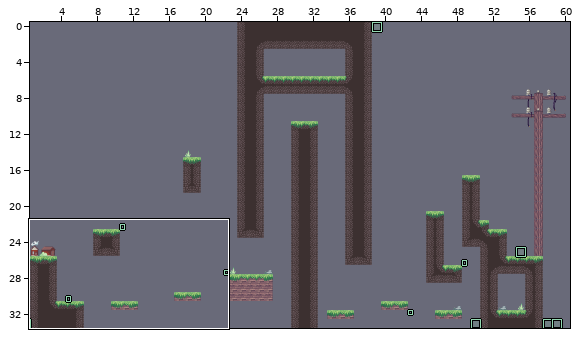
An edit to a level. LDtk project, Levels/World_2/Level_2-2.ldtk. Above: a wide view before the commit, with the close-up outlined.
Close-up. First the earlier version:
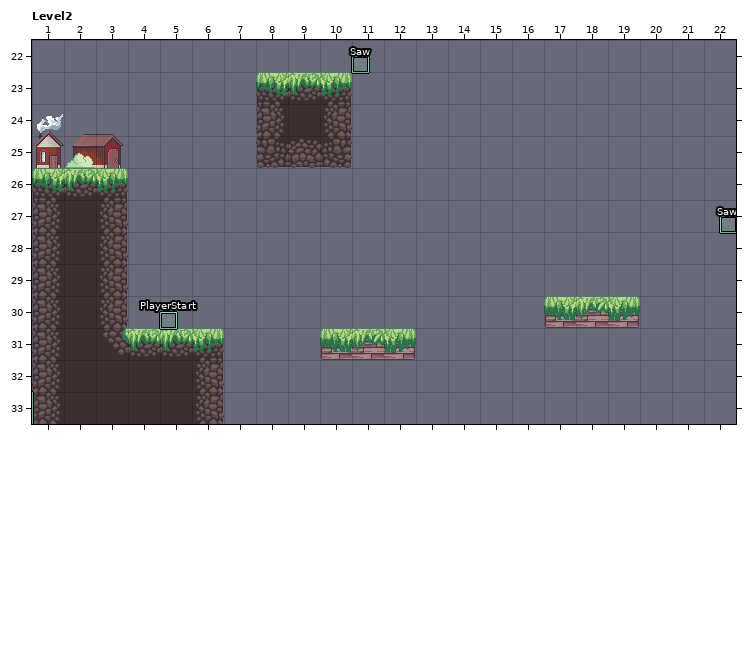
Cells are 32x32 px. Shown: Level2 x 1..22, y 22..33. The commit also changed other parts of the map, which this record leaves out.
Now the later version:
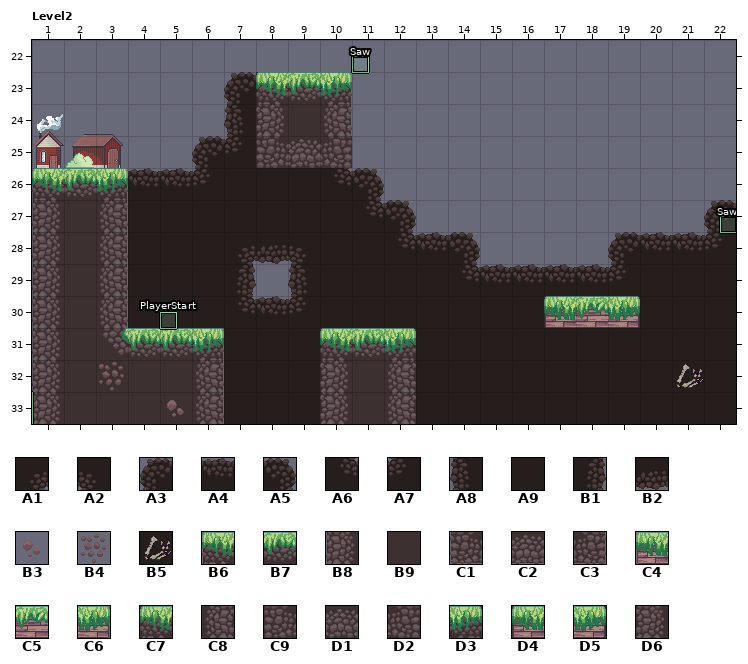
Key: from "BackgroundTiles": A1 0, A2 1, A3 2, A4 3, A5 4, A6 8, A7 9, A8 10, A9 11, B1 12, B2 19, B3 34, B4 42, B5 11 under 50; from "Tiles_Sheet_02": B6 0, B7 1, B8 8, B9 9, C1 16, C2 17, C3 18, C4 24 under 14, C5 25 under 22, C6 26 under 30, C7 9 under 0, C8 9 under 10, C9 9 under 16, D1 9 under 17, D2 9 under 18, D3 9 under 2, D4 9 under 24 under 14, D5 9 under 26 under 30, D6 9 under 8.
__ is an empty cell, .. an unchanged one.
Tiles of an added or newly shown layer are drawn over the layers below it.
The edit:
--- layer "Tiles"
@@ x 8..10 @@
-23 B6 .. ..
-24 B8 .. ..
-25 C1 C2 C3
+23 C7 .. ..
+24 D6 .. ..
+25 C9 D1 D2
@@ x 10..19 @@
-30 .. .. .. .. .. .. .. C4 .. C6
-31 C4 C5 C6 .. .. .. .. .. .. ..
-32 __ __ __ .. .. .. .. .. .. ..
-33 __ __ __ .. .. .. .. .. .. ..
+30 .. .. .. .. .. .. .. D4 .. D5
+31 C7 B7 D3 .. .. .. .. .. .. ..
+32 D6 B9 C8 .. .. .. .. .. .. ..
+33 D6 B9 C8 .. .. .. .. .. .. ..
--- layer "BackgroundTiles" (added)
@@ x 3..22 @@
-23 .. .. .. .. __ .. .. .. .. .. .. .. .. .. .. .. .. .. .. ..
-24 .. .. .. .. __ .. .. .. .. .. .. .. .. .. .. .. .. .. .. ..
-25 .. .. .. __ __ .. .. .. .. .. .. .. .. .. .. .. .. .. .. ..
-26 .. __ __ __ __ __ __ __ __ .. .. .. .. .. .. .. .. .. .. ..
-27 .. __ __ __ __ __ __ __ __ __ .. .. .. .. .. .. .. .. .. __
-28 .. __ __ __ __ __ __ __ __ __ __ __ .. .. .. .. __ __ __ __
-29 .. __ __ __ __ .. __ __ __ __ __ __ __ __ __ __ __ __ __ __
-30 .. __ __ __ __ __ __ __ __ __ __ __ __ __ .. .. .. __ __ __
-31 .. .. .. .. __ __ __ .. .. .. __ __ __ __ __ __ __ __ __ __
-32 __ .. .. .. __ __ __ .. .. .. __ __ __ __ __ __ __ __ __ __
-33 .. .. __ .. __ __ __ .. .. .. __ __ __ __ __ __ __ __ __ __
+23 .. .. .. .. A3 .. .. .. .. .. .. .. .. .. .. .. .. .. .. ..
+24 .. .. .. .. A8 .. .. .. .. .. .. .. .. .. .. .. .. .. .. ..
+25 .. .. .. A3 A7 .. .. .. .. .. .. .. .. .. .. .. .. .. .. ..
+26 .. A4 A4 A7 A9 A9 A9 A6 A5 .. .. .. .. .. .. .. .. .. .. ..
+27 .. A9 A9 A9 A9 A9 A9 A9 A6 A5 .. .. .. .. .. .. .. .. .. A3
+28 .. A9 A9 A9 A1 B2 A2 A9 A9 A6 A4 A5 .. .. .. .. A3 A4 A4 A7
+29 .. A9 A9 A9 B1 .. A8 A9 A9 A9 A9 A6 A4 A4 A4 A4 A7 A9 A9 A9
+30 .. A9 A9 A9 A6 A4 A7 A9 A9 A9 A9 A9 A9 A9 .. .. .. A9 A9 A9
+31 .. .. .. .. A9 A9 A9 .. .. .. A9 A9 A9 A9 A9 A9 A9 A9 A9 A9
+32 B4 .. .. .. A9 A9 A9 .. .. .. A9 A9 A9 A9 A9 A9 A9 A9 B5 A9
+33 .. .. B3 .. A9 A9 A9 .. .. .. A9 A9 A9 A9 A9 A9 A9 A9 A9 A9
Where, in picture pixels (left, top, right, bottom), the same in both close-ups:
changed: (128, 72, 736, 424)
added: (99, 362, 124, 391)
